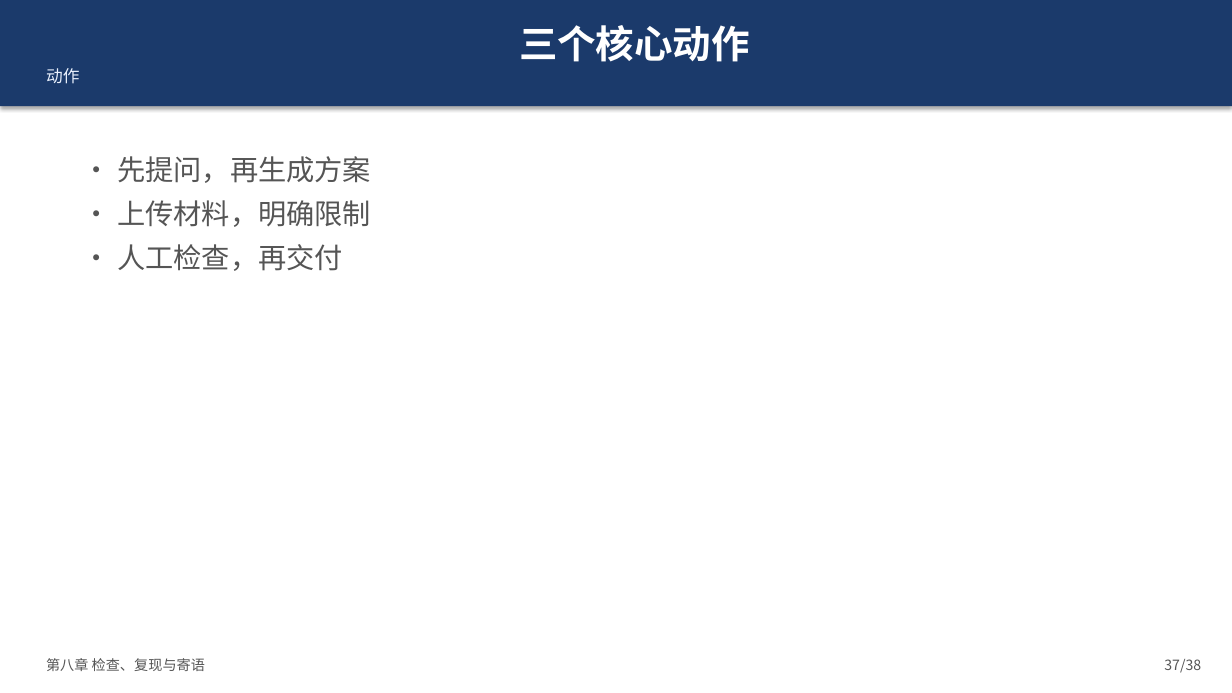
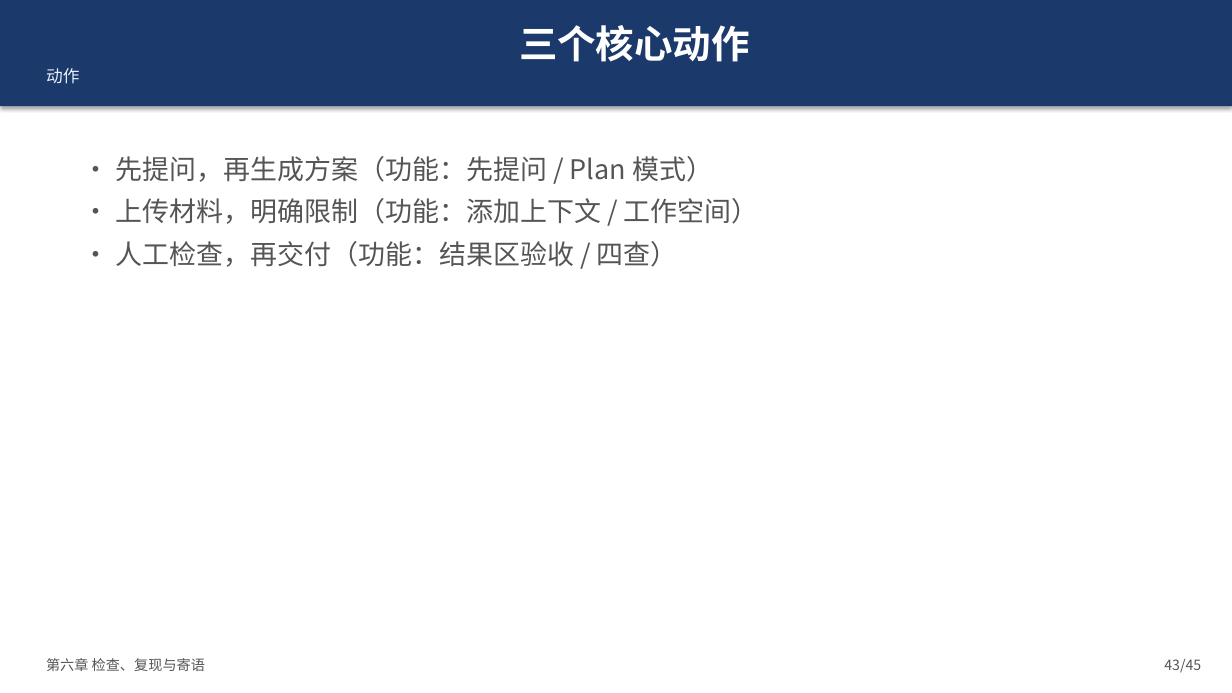
Before and after one commit to onehount/workbuddy-beginner-training, a slide deck: slide 43 of 02-slides/workbuddy-beginner-training.pptx (slide 37 before the commit). Drawn at 1232x693 pixels with LibreOffice and Linux fonts; fonts in the diff are those of the drawing. Boxes give left, top, right and bottom in pixels: in the first picture for what was removed or moved away, otherwise in the second. Text is boxed around its words. In the diff, an @@ line names an element or a change of style, - is before the commit and + after.

Commit message:
v1.1: 课程PPT重构为功能导向结构（45页）
- 先讲 WorkBuddy 各功能是什么/干什么/怎么用/在哪里
- 用青屿茶研案例演示每个功能的具体使用流程
- 新增界面三区总览示意图 + 10大功能四象限说明页
- 进阶技巧：先给方案再执行、出错五步纠正、提示词四要素、四查清单
- Demo 结果仅顺带展示
- 更新 README 议程表与 CHANGELOG

```diff
--- a/02-slides/workbuddy-beginner-training.pptx
+++ b/02-slides/workbuddy-beginner-training.pptx
@@ text at bbox=[116, 156, 759, 267]: text changed; size 22 to 21 pt @@
-• 先提问，再生成方案
-• 上传材料，明确限制
-• 人工检查，再交付
+• 先提问，再生成方案（功能：先提问 / Plan 模式）
+• 上传材料，明确限制（功能：添加上下文 / 工作空间）
+• 人工检查，再交付（功能：结果区验收 / 四查）
@@ text at bbox=[46, 658, 205, 671]: text changed @@
-第八章 检查、复现与寄语
+第六章 检查、复现与寄语
@@ text at bbox=[1164, 659, 1201, 673]: text changed @@
-37/38
+43/45
```
Also in this commit, not shown: 16 other slides changed, 28 slides added, 21 slides removed, 6 other files.
